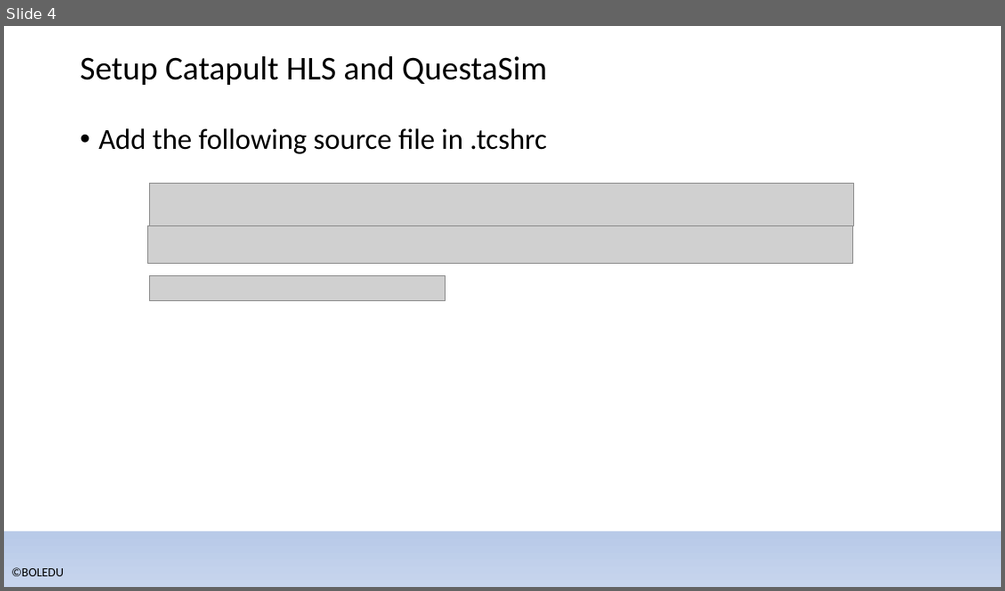
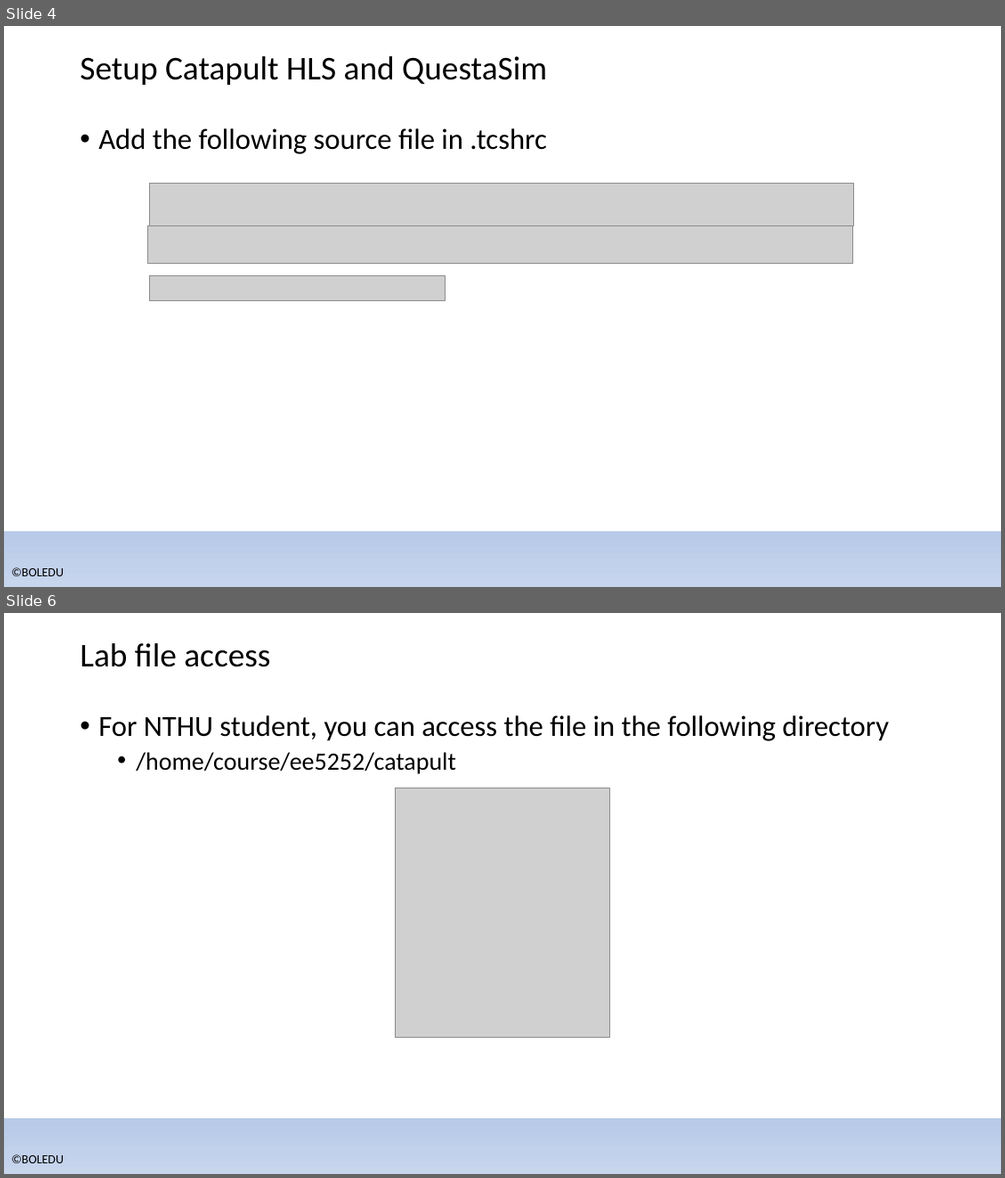
Before and after one commit to bol-edu/caravel-soc_fpga-lab, a slide deck: catapult_hls/catapult_setup(NTHU).pptx. Shown one above the other, each under a label of ours: slide 4 before the commit, slides 4 and 6 after it; the slides between them are not shown. The pictures are 1005x591 and 1005x1178 pixels, drawn with LibreOffice and Linux fonts; fonts in the diff are those of the drawing; grey boxes stand for pictures; background and template pictures are left out. Boxes give left, top, right and bottom in pixels: in the first picture for what was removed or moved away, otherwise in the second. Text is boxed around its words. In the diff, an @@ line names an element or a change of style, - is before the commit and + after.

```diff
--- a/catapult_hls/catapult_setup(NTHU).pptx
+++ b/catapult_hls/catapult_setup(NTHU).pptx
@@ slide 6 added at [4, 613, 1001, 1174], background gradient #F6F8FC to #ABC0E4 to #C7D5ED; not listed: 2 template elements that a slide beside it also shows @@
@@ title added at [80, 643, 270, 667], 32 pt, text #000000 @@
+Lab file access
@@ text added at [98, 715, 889, 774], 28 pt, text #000000 @@
+• For NTHU student, you can access the file in the following directory
+  • /home/course/ee5252/catapult
@@ picture added at [395, 788, 609, 1037] @@
```
Also in this commit, not shown: 1 slide changed.
